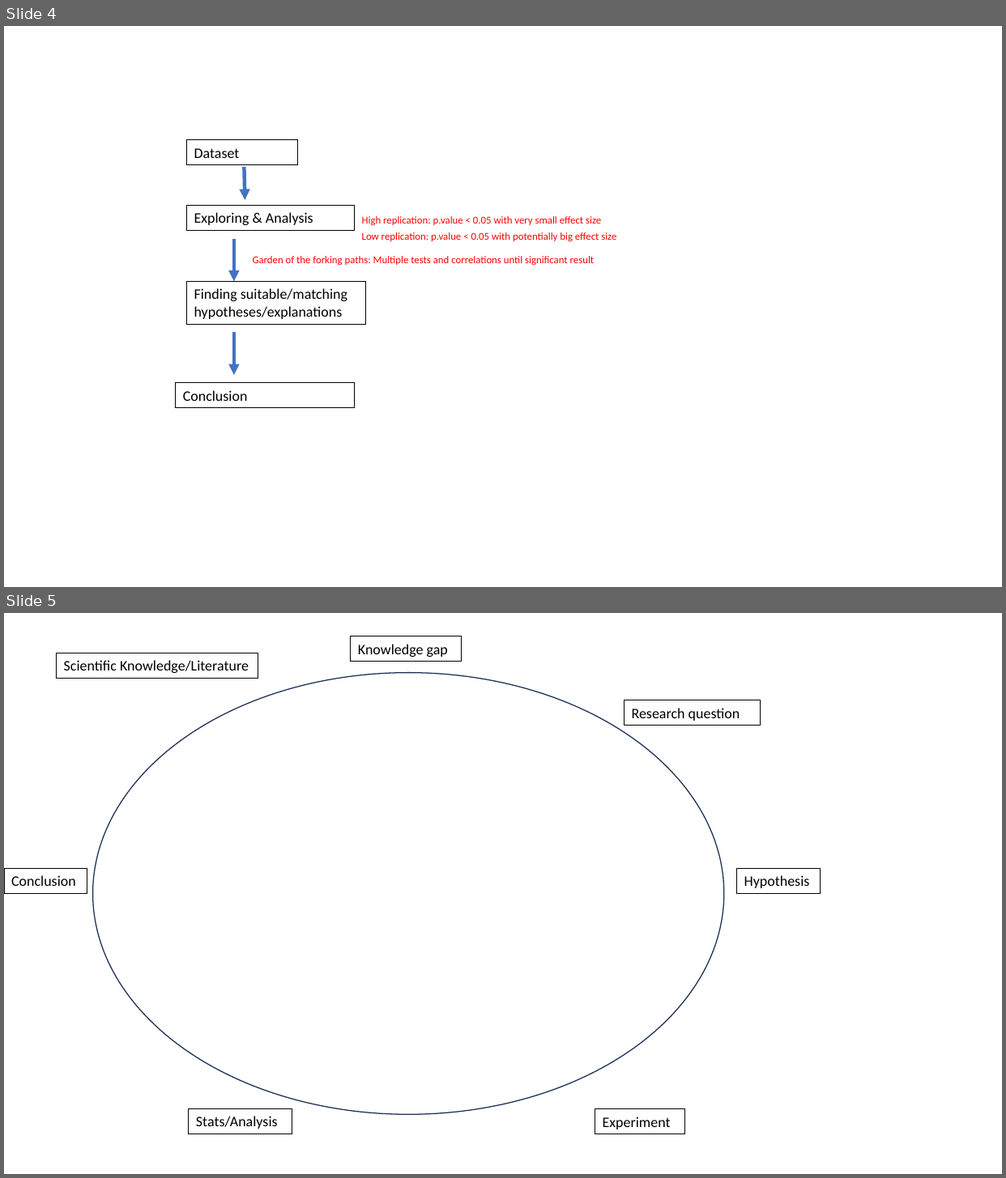
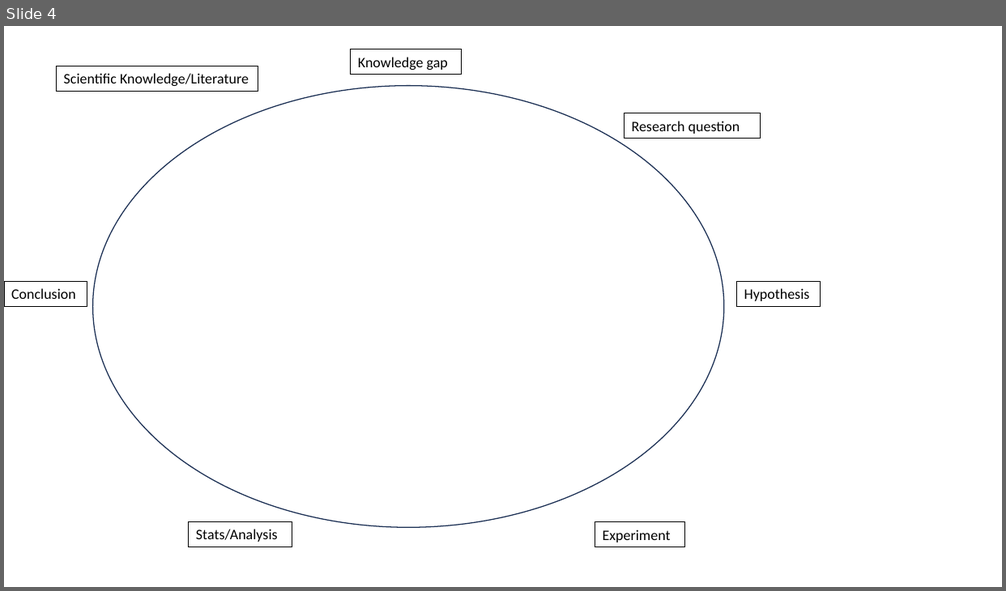
Before and after one commit to FrederikBaumgarten/SimulatingData, a slide deck: analyses/figures/figures_simulation.pptx. Shown one above the other, each under a label of ours: slides 4 and 5 before the commit, slide 4 after it. The pictures are 1006x1178 and 1006x591 pixels, drawn with LibreOffice and Linux fonts; fonts in the diff are those of the drawing. Boxes give left, top, right and bottom in pixels: in the first picture for what was removed or moved away, otherwise in the second. Text is boxed around its words. In the diff, an @@ line names an element or a change of style, - is before the commit and + after.

```diff
--- a/analyses/figures/figures_simulation.pptx
+++ b/analyses/figures/figures_simulation.pptx
@@ slide 4 removed at <box>4,26,1002,587</box>, background #FFFFFF @@
@@ rectangle removed at <box>187,139,297,165</box> @@
-Dataset
@@ arrow removed from (245, 167) to (245, 200) @@
@@ rectangle removed at <box>187,206,355,231</box> @@
-Exploring & Analysis
@@ text removed at <box>362,216,601,226</box> @@
-High replication: p.value < 0.05 with very small effect size
@@ arrow removed from (234, 238) to (234, 281) @@
@@ text removed at <box>362,233,616,241</box> @@
-Low replication: p.value < 0.05 with potentially big effect size
@@ text removed at <box>253,256,594,266</box> @@
-Garden of the forking paths: Multiple tests and correlations until significant result
@@ rectangle removed at <box>187,281,365,324</box> @@
-Finding suitable/matching hypotheses/explanations
@@ arrow removed from (234, 332) to (234, 375) @@
@@ rectangle removed at <box>176,383,355,408</box> @@
-Conclusion
@@ what was slide 5 is now slide 4 @@
```
Also in this commit, not shown: 1 slide changed, 8 other files.
